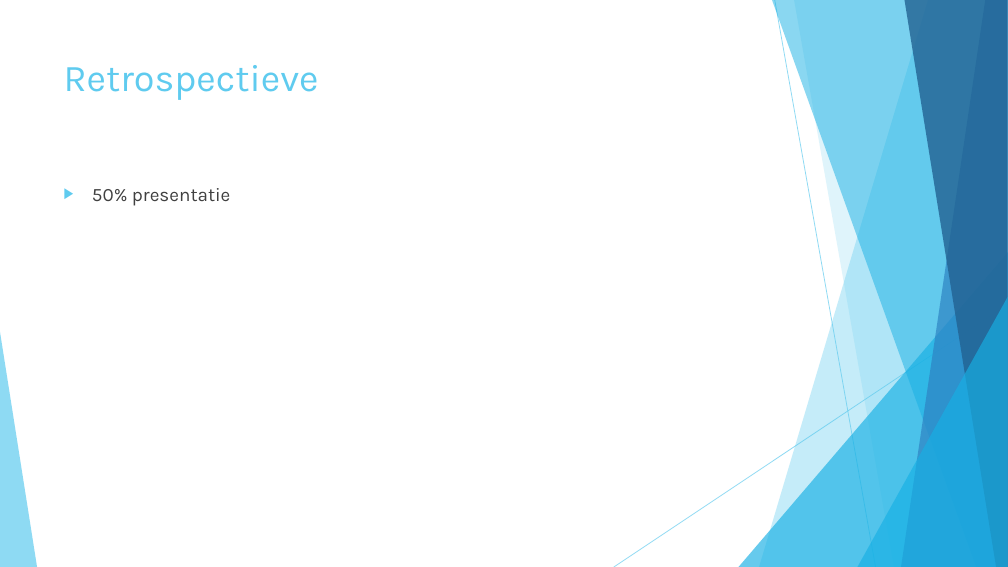
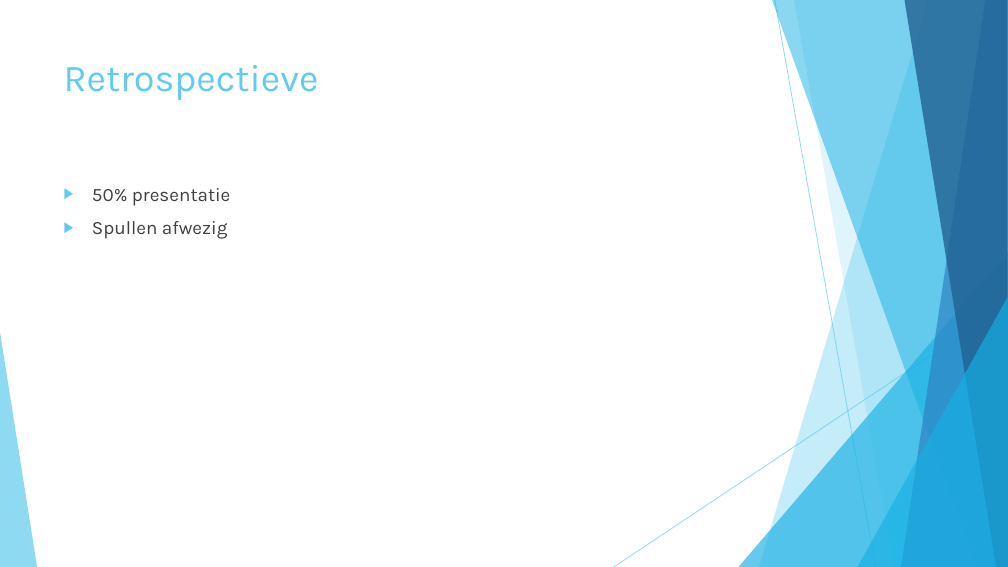
Before and after one commit to merelvdleeden/plastic_vanger, a slide deck: slide 10 of documentatie/scrum presentaties/sprint 4.pptx (slide 8 before the commit). Drawn at 1008x567 pixels with LibreOffice and Linux fonts; fonts in the diff are those of the drawing. Boxes give left, top, right and bottom in pixels: in the first picture for what was removed or moved away, otherwise in the second. Text is boxed around its words. In the diff, an @@ line names an element or a change of style, - is before the commit and + after.

```diff
--- a/documentatie/scrum presentaties/sprint 4.pptx
+++ b/documentatie/scrum presentaties/sprint 4.pptx
@@ text at (92,221,227,239): paragraph added @@
+▶ Spullen afwezig
```
Also in this commit, not shown: 1 other slide changed, 2 slides added, 3 other files.
